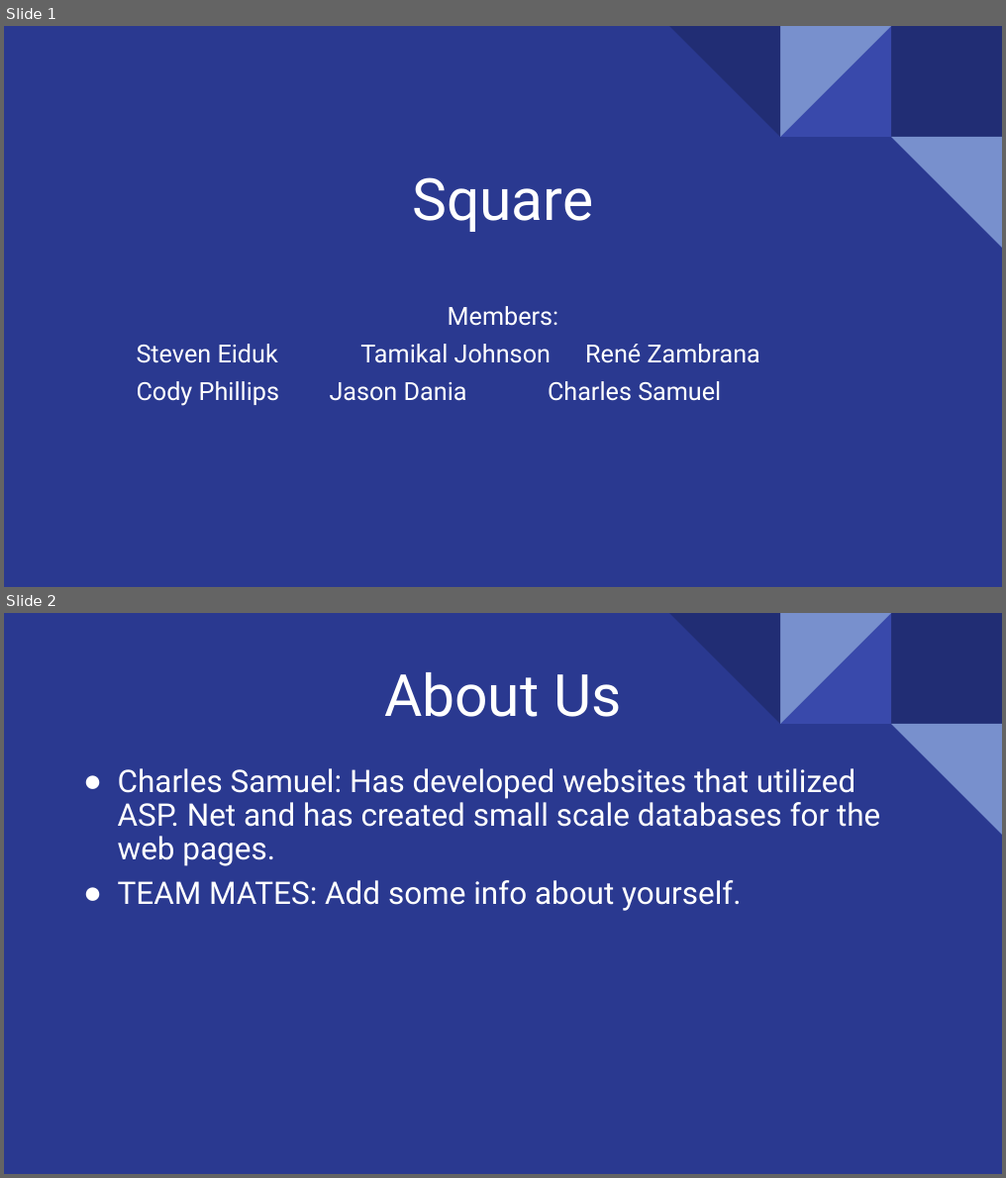
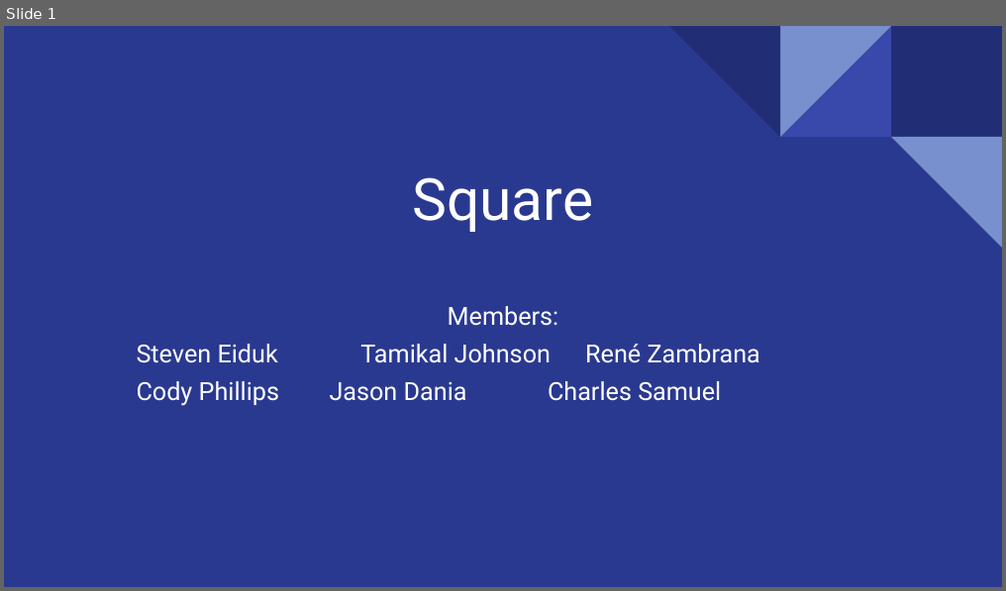
Before and after one commit to Square-CS2020/AttendApp, a slide deck: Presentation_1.pptm.pptx. Shown one above the other, each under a label of ours: slides 1 and 2 before the commit, slide 1 after it. The pictures are 1006x1178 and 1006x591 pixels, drawn with LibreOffice and Linux fonts; fonts in the diff are those of the drawing. Boxes give left, top, right and bottom in pixels: in the first picture for what was removed or moved away, otherwise in the second. Text is boxed around its words. In the diff, an @@ line names an element or a change of style, - is before the commit and + after.

```diff
--- a/Presentation_1.pptm.pptx
+++ b/Presentation_1.pptm.pptx
@@ slide 2 removed at (4,613,1002,1174), background #2A3990; not listed: 5 template elements that a slide beside it also shows @@
@@ title removed at (384,672,621,717) @@
-About Us
@@ subtitle removed at (118,768,880,911) @@
-● Charles Samuel: Has developed websites that utilized ASP. Net and has created small scale databases for the web pages.
-● TEAM MATES: Add some info about yourself.
```
Also in this commit, not shown: 4 slides changed, 2 other slides removed.
